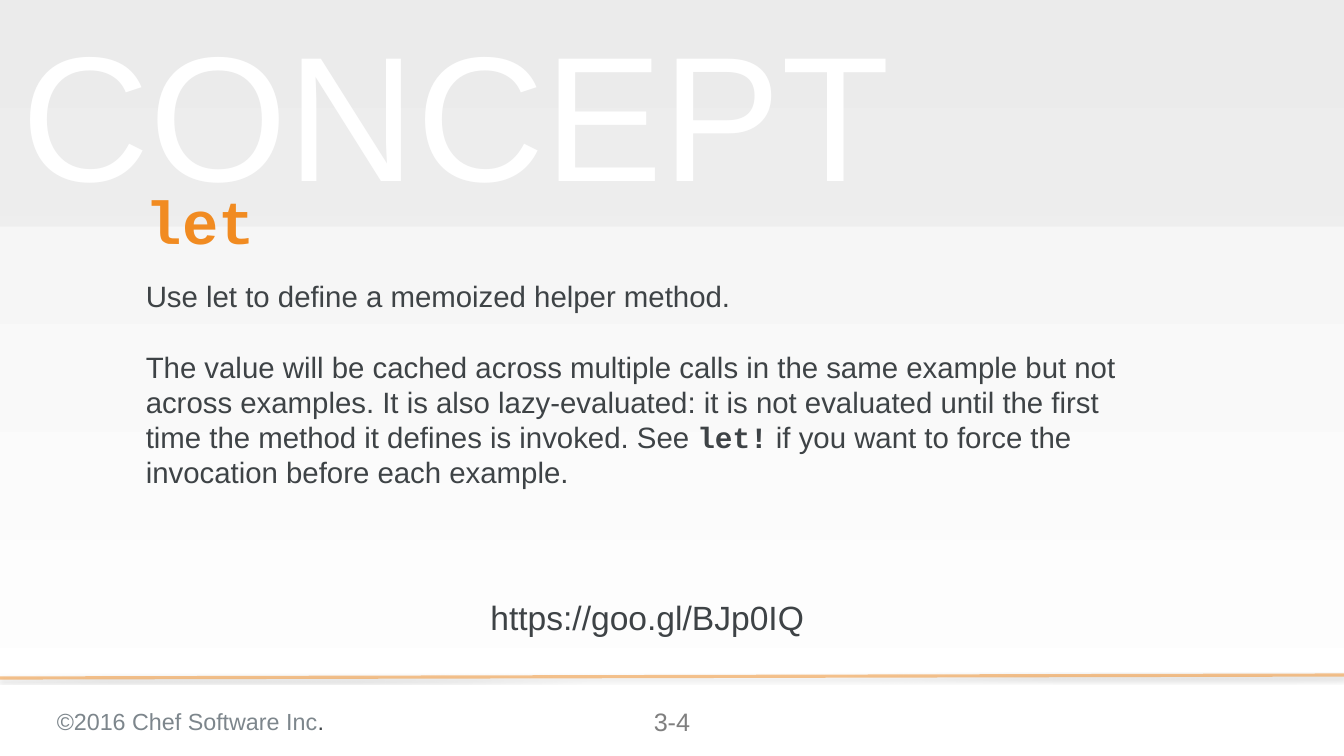
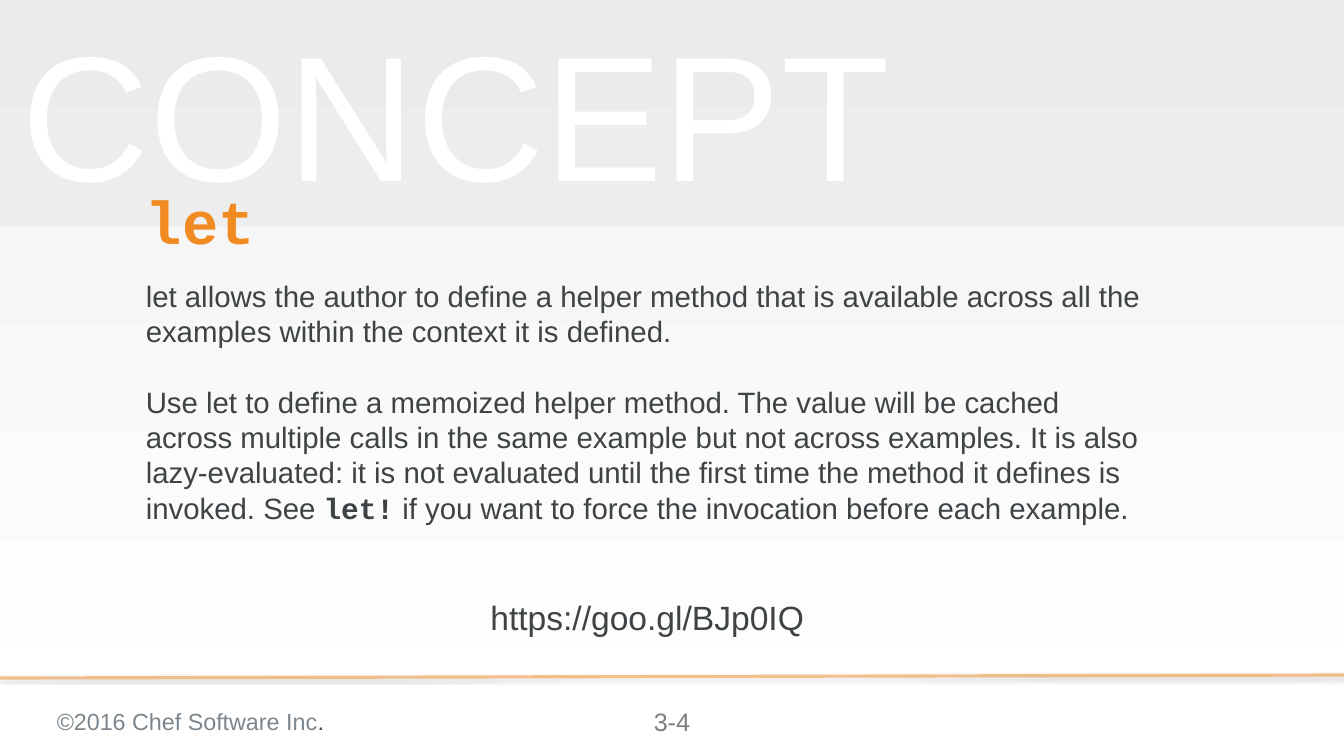
Before and after one commit to chef-training/elegant_tests, a slide deck: slide 4 of 03-let.pptx. Drawn at 1344x756 pixels with LibreOffice and Linux fonts; fonts in the diff are those of the drawing; background and template pictures are left out. Boxes give left, top, right and bottom in pixels: in the first picture for what was removed or moved away, otherwise in the second. Text is boxed around its words. In the diff, an @@ line names an element or a change of style, - is before the commit and + after.

```diff
--- a/03-let.pptx
+++ b/03-let.pptx
@@ subtitle at [146,285,1140,525]: text changed @@
-Use let to define a memoized helper method.
-The value will be cached across multiple calls in the same example but not across examples. It is also lazy-evaluated: it is not evaluated until the first time the method it defines is invoked. See let! if you want to force the invocation before each example.
+let allows the author to define a helper method that is available across all the examples within the context it is defined.
+Use let to define a memoized helper method. The value will be cached across multiple calls in the same example but not across examples. It is also lazy-evaluated: it is not evaluated until the first time the method it defines is invoked. See let! if you want to force the invocation before each example.
```
Also in this commit, not shown: 4 slides added.
